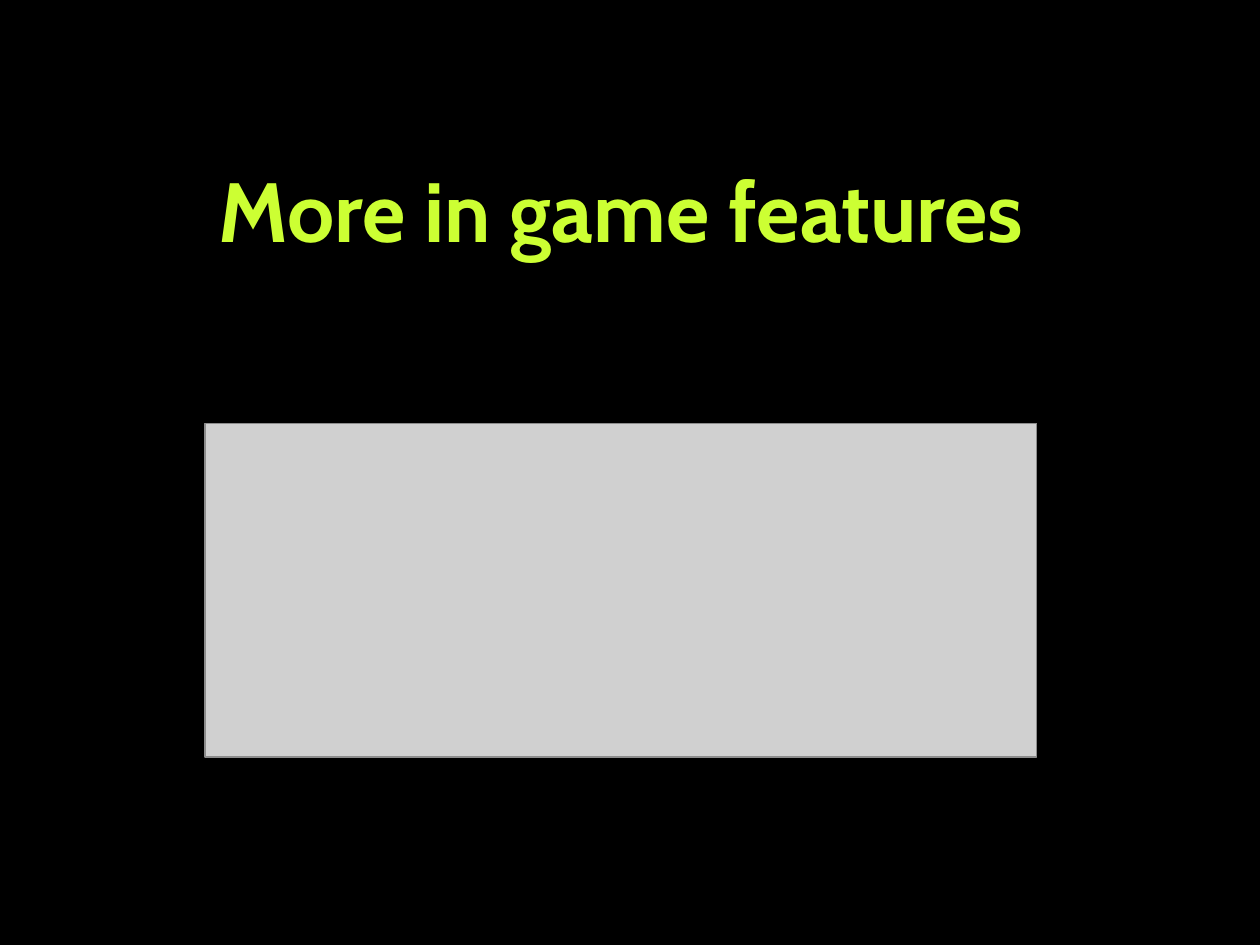
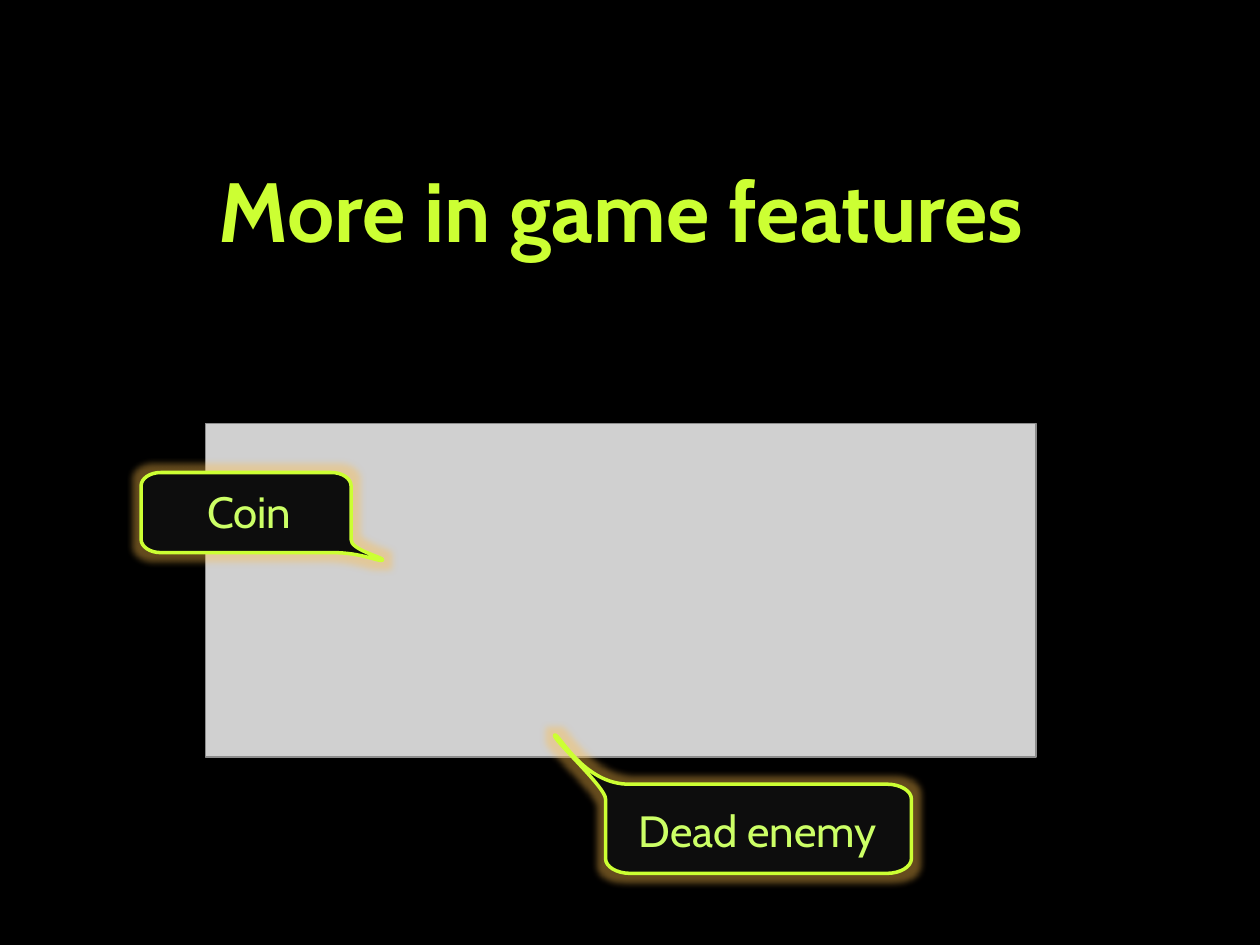
Before and after one commit to kalinalazarova1/TeamReptile, a slide deck: slide 4 of Documentation/TeamReptile - Presentation.pptx. Drawn at 1260x945 pixels with LibreOffice and Linux fonts; fonts in the diff are those of the drawing; grey boxes stand for pictures; background and template pictures are left out. Boxes give left, top, right and bottom in pixels: in the first picture for what was removed or moved away, otherwise in the second. Text is boxed around its words. In the diff, an @@ line names an element or a change of style, - is before the commit and + after.

```diff
--- a/Documentation/TeamReptile - Presentation.pptx
+++ b/Documentation/TeamReptile - Presentation.pptx
@@ freeform shape added at box(141, 472, 383, 561), fill #0D0D0D, outline #CCFF33 2 pt @@
@@ text added at box(207, 496, 291, 529), 25 pt, text #CCFF66 @@
+Coin
@@ freeform shape added at box(554, 735, 911, 873), fill #0D0D0D, outline #CCFF33 2 pt, 25 pt, text #CCFF66 @@
+Dead enemy
```
Also in this commit, not shown: 1 other slide changed, 1 other file.
